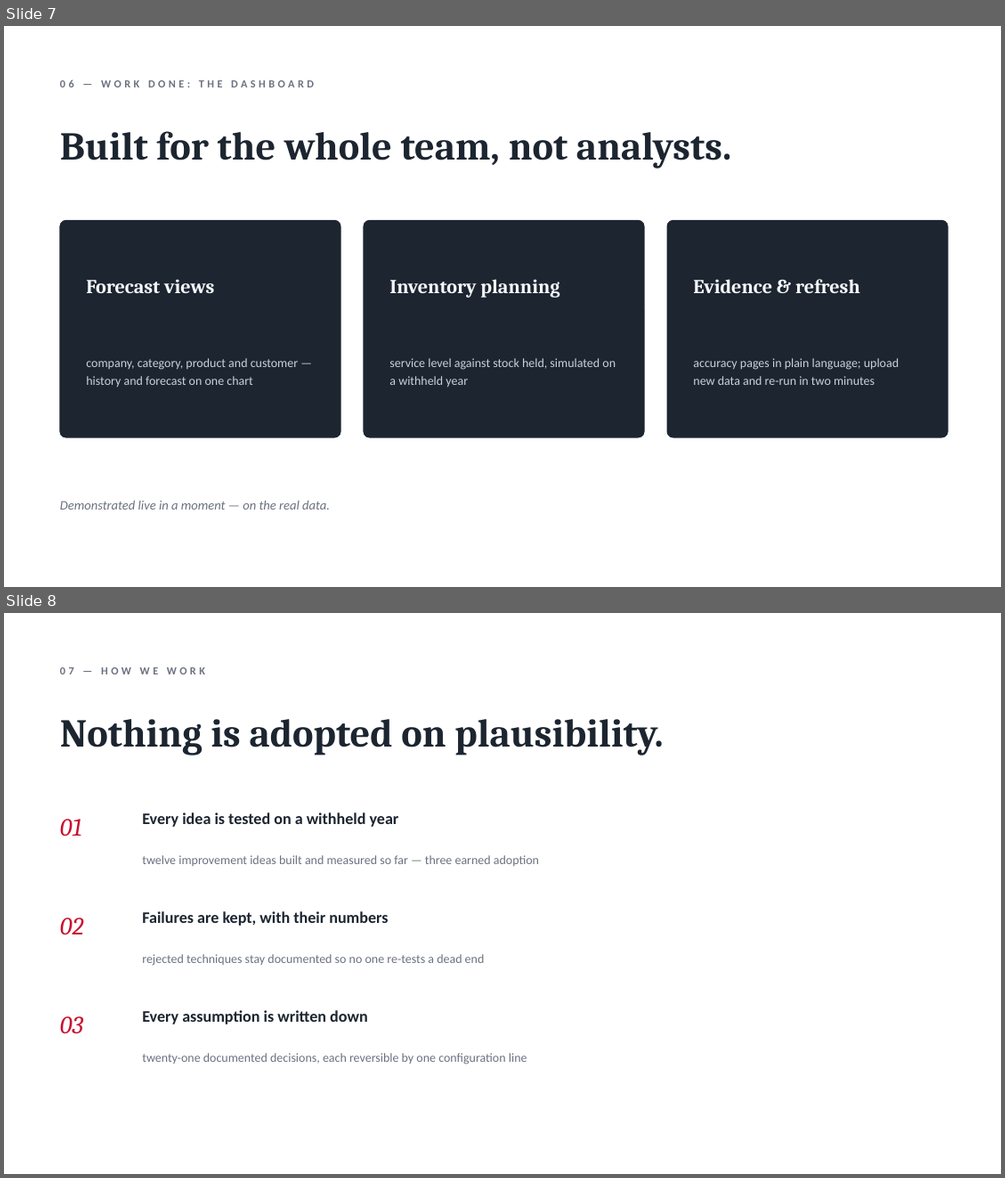
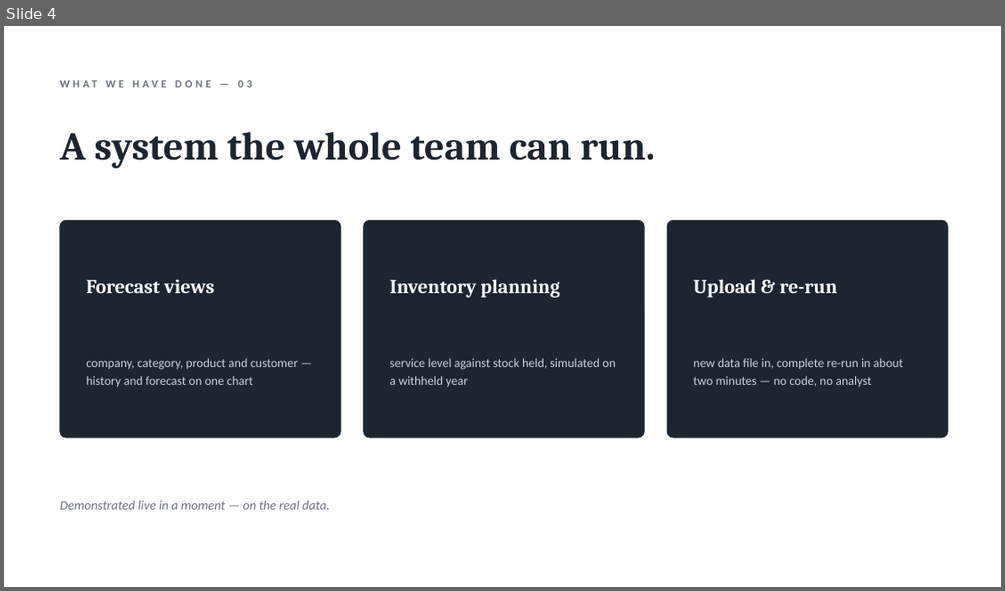
Before and after one commit to DokkDokki/SOE-105, a slide deck: presentation/FY2025_progress_report.pptx. Shown one above the other, each under a label of ours: slides 7 and 8 before the commit, slide 4 after it. The pictures are 1005x1178 and 1005x591 pixels, drawn with LibreOffice and Linux fonts; fonts in the diff are those of the drawing. Boxes give left, top, right and bottom in pixels: in the first picture for what was removed or moved away, otherwise in the second. Text is boxed around its words. In the diff, an @@ line names an element or a change of style, - is before the commit and + after.

```diff
--- a/presentation/FY2025_progress_report.pptx
+++ b/presentation/FY2025_progress_report.pptx
@@ slide 8 removed at (x1=4, y1=613, x2=1001, y2=1174), background #FFFFFF @@
@@ text removed at (x1=60, y1=667, x2=205, y2=674) @@
-07 — HOW WE WORK
@@ text removed at (x1=60, y1=719, x2=663, y2=755) @@
-Nothing is adopted on plausibility.
@@ text removed at (x1=60, y1=819, x2=82, y2=836) @@
-01
@@ text removed at (x1=142, y1=812, x2=399, y2=827) @@
-Every idea is tested on a withheld year
@@ text removed at (x1=142, y1=855, x2=539, y2=866) @@
-twelve improvement ideas built and measured so far — three earned adoption
@@ text removed at (x1=60, y1=917, x2=84, y2=935) @@
-02
@@ text removed at (x1=142, y1=911, x2=388, y2=925) @@
-Failures are kept, with their numbers
@@ text removed at (x1=142, y1=954, x2=485, y2=965) @@
-rejected techniques stay documented so no one re-tests a dead end
@@ text removed at (x1=142, y1=1010, x2=368, y2=1024) @@
-Every assumption is written down
@@ text removed at (x1=60, y1=1016, x2=83, y2=1034) @@
-03
@@ text removed at (x1=142, y1=1053, x2=527, y2=1064) @@
-twenty-one documented decisions, each reversible by one configuration line
@@ what was slide 7 is now slide 4 @@
@@ slide 4 changed as well @@
@@ text at (x1=60, y1=79, x2=314, y2=87): text changed @@
-06 — WORK DONE: THE DASHBOARD
+WHAT WE HAVE DONE — 03
@@ text at (x1=60, y1=132, x2=655, y2=168): text changed @@
-Built for the whole team, not analysts.
+A system the whole team can run.
@@ text at (x1=693, y1=279, x2=837, y2=297): text changed @@
-Evidence & refresh
+Upload & re-run
@@ text at (x1=693, y1=358, x2=903, y2=386): text changed @@
-accuracy pages in plain language; upload new data and re-run in two minutes
+new data file in, complete re-run in about two minutes — no code, no analyst
```
Also in this commit, not shown: 5 other slides changed, 2 slides added, 3 other slides removed.
